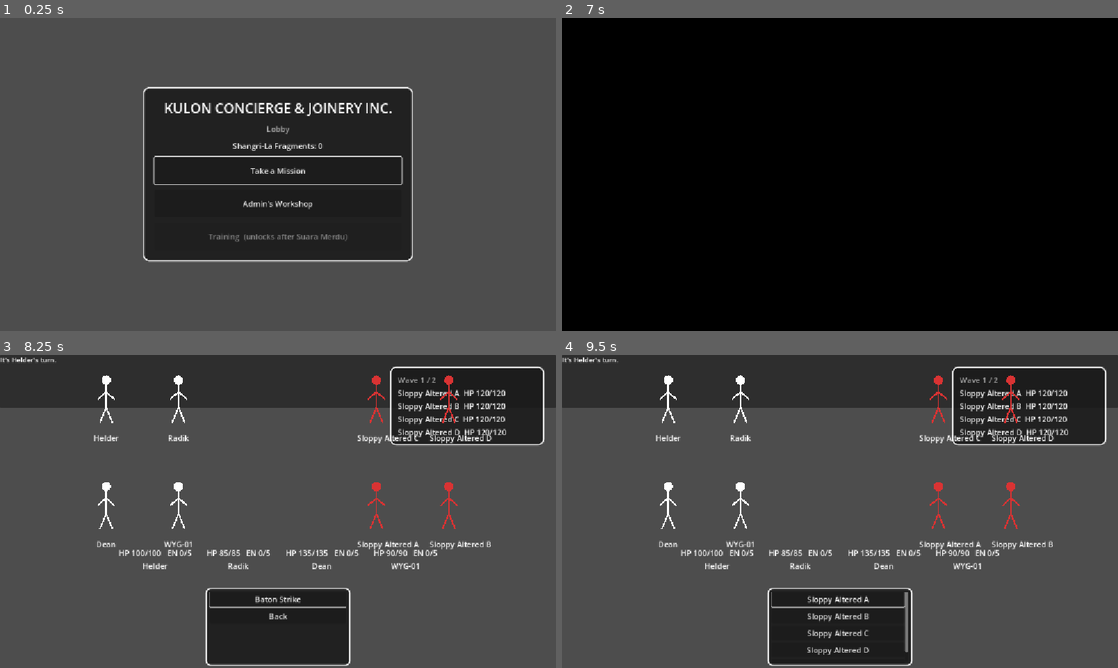
Above: before the commit, frames 1-4 (two rows, left to right).
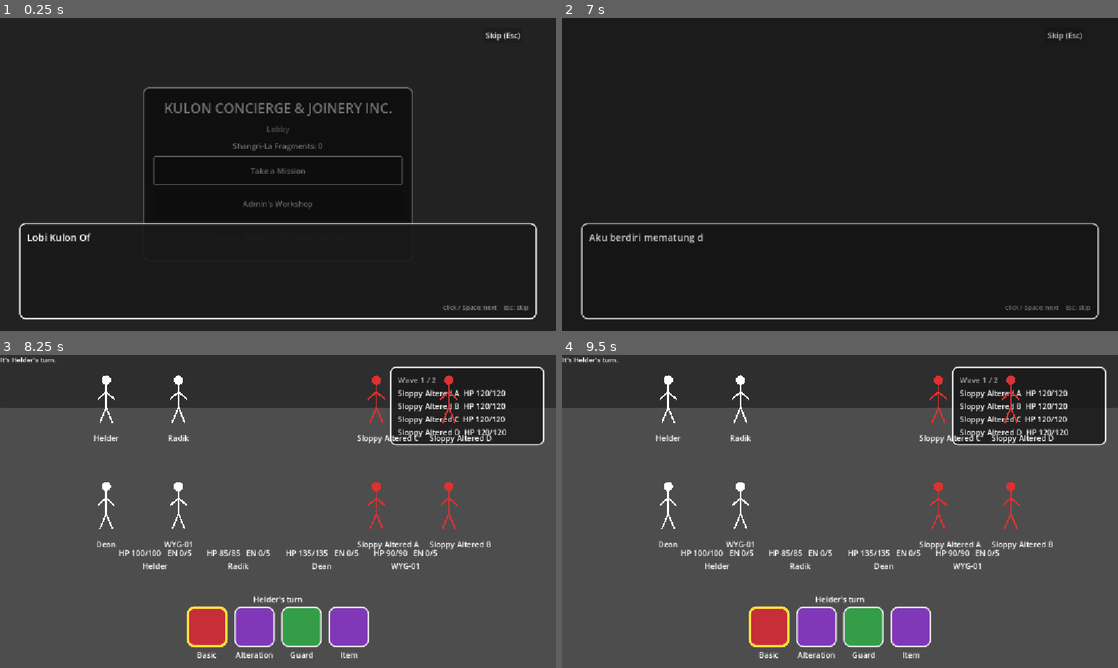
Above: after the commit, the same moments.

Repository: ManusiaIteraNo062/idk-help
Game: Godot game, scene res://scripts/main/game.trial.tscn
Two runs of this game, one before a commit and one after it. Both use one fixed random seed, a clock stepped at 60 frames per second and the inputs below.
Inputs (mouse positions are in pixels of both pictures, inside the frame that each line leads up to):
- Up to frame 1 (0.25 s): no input
- Up to frame 2 (7 s): click (1062, 33) at 0.5 s, where only the run after the commit has a clickable "Skip (Esc)"; click "Take a Mission" at 1.25 s; move the mouse to (962, 158) at 2.02 s; click (962, 158) at 2.17 s; drag from (728, 190) to (812, 237) at 2.77 s; click "1. Permulaan Baru [Tutorial] …" at 3.5 s; move the mouse to (895, 105) at 4.27 s; click (895, 105) at 4.42 s; tap Enter (ui_accept) at 5, 5.75, 6.02, 6.32 s; drag from (812, 237) to (673, 127) at 5.02 s; move the mouse to (1006, 221) at 5.77 s; click (1006, 221) at 5.92 s; drag from (673, 127) to (756, 96) at 6.52 s
- Up to frame 3 (8.25 s): click (500, 370) at 7.25 s, where only the run after the commit has a clickable "Skip (Esc)"; click (205, 627) at 8.02 s
- Up to frame 4 (9.5 s): click (840, 599) at 8.75 s, where only the run before the commit has a clickable "Baton Strike"

The runs differ from the first frame. In frame 1, 76% of the frame differs, in the area x 0-100%, y 0-100%; in frame 2, 73%; in frame 3, 7.1%; in frame 4, 7.1%.

Commit message:
Story stuff
No deadass, its just story stuff

Diff:
--- a/scripts/data/mission_library.gd
+++ b/scripts/data/mission_library.gd
@@ -6,7 +6,7 @@
 ##     mission.tres    title, location, reward, waves of enemies
 ##     intro.txt       dialogue before the battle
 ##     victory.txt     dialogue after a win
-##     defeat.txt      dialogue after a loss
+##     defeat.txt      dialogue after a loss (optional; falls back to data/defeat_default.txt)
 ##
 ## Folder names are sorted alphabetically = board order, so number them
 ## (01_, 02_, ... 10_). Adding a mission = adding a folder. No code changes.
@@ -17,6 +17,7 @@
 
 const MISSIONS_DIR := "res://data/missions"
 const LOBBY_INTRO := "res://data/lobby/intro.txt"
+const DEFEAT_DEFAULT := "res://data/defeat_default.txt"
 
 static func build_all() -> Array[Mission]:
 	var out: Array[Mission] = []
@@ -42,6 +43,9 @@
 	m.intro_lines = DialogueParser.load_file(dir + "/intro.txt")
 	m.victory_lines = DialogueParser.load_file(dir + "/victory.txt")
 	m.defeat_lines = DialogueParser.load_file(dir + "/defeat.txt")
+	# No (or empty) defeat.txt in the folder -> the shared default scene.
+	if m.defeat_lines.is_empty() and m.wave_count() > 0:
+		m.defeat_lines = DialogueParser.load_file(DEFEAT_DEFAULT)
 	return m
 
 ## Lobby dialogue played on entering the lobby (first visit only for now).
--- a/scripts/data/speaker_table.gd
+++ b/scripts/data/speaker_table.gd
@@ -17,6 +17,5 @@
 		"Dean": {"color": Roster.DEAN_COLOR, "side": R},
 		"Admin": {"color": Roster.ADMIN_COLOR, "side": R},
 		"WYG-01": {"color": Roster.ADMIN_COLOR, "side": R},
-		"The Melodist": {"color": Color(0.8, 0.3, 0.45), "side": R},
 	}
 	return table.get(speaker, {"color": Color(0.6, 0.6, 0.6), "side": R})
--- a/tests/smoke_test.gd
+++ b/tests/smoke_test.gd
@@ -36,6 +36,8 @@
 			var e := m.build_wave(0)
 			_check("%s wave 0 builds enemies" % m.id, e.size() > 0)
 		_check("%s has intro" % m.id, m.intro_lines.size() > 0)
+		if m.wave_count() > 0:
+			_check("%s has defeat lines" % m.id, m.defeat_lines.size() > 0)
 		for l in m.intro_lines + m.victory_lines:
 			if l.text.length() > DialogueParser.MAX_CHARS + 120:
 				_check("%s line length" % m.id, false, str(l.text.length()))
Not shown, added: data/defeat_default.txt
Not shown, added: data/lobby/intro.txt
Not shown, added: data/missions/01_permulaan_baru/defeat.txt
Not shown, added: data/missions/01_permulaan_baru/intro.txt
Not shown, added: data/missions/01_permulaan_baru/victory.txt
Not shown, added: data/missions/02_kulon_office/defeat.txt
Not shown, added: data/missions/02_kulon_office/intro.txt
Not shown, added: data/missions/02_kulon_office/victory.txt
Not shown, added: data/missions/03_suara_merdu/defeat.txt
Not shown, added: data/missions/03_suara_merdu/intro.txt
Not shown, added: data/missions/03_suara_merdu/victory.txt
Not shown, added: data/missions/04_turis_domestik/intro.txt
(and 18 more such lines)
